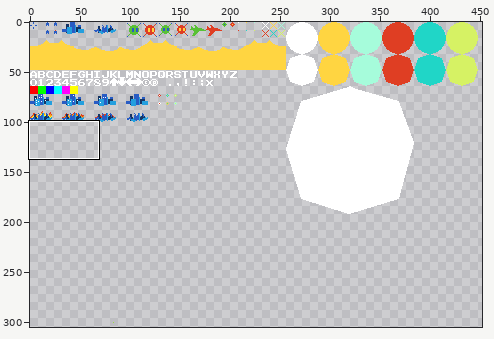
Two versions of one pixel-art file, assets/spritesheet.ase. The picture above shows the old version from afar; the outline marks the close-up.
Close-up. First the earlier version:
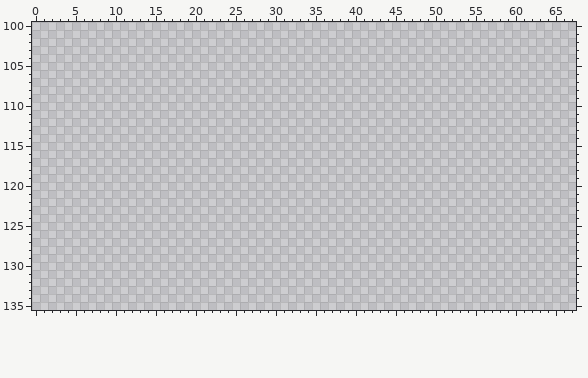
512x512 pixels, 1 frame. Shown: x 0..67, y 100..135. The wide view leaves out empty margins.
The result:
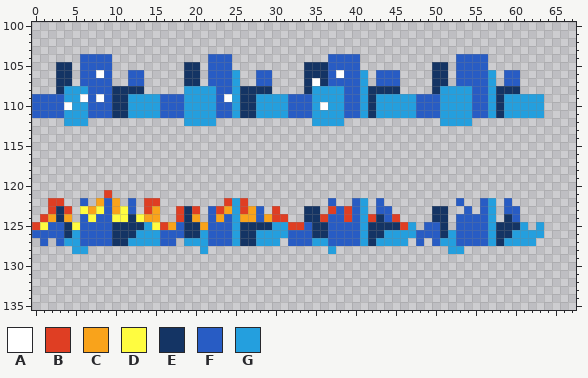
Palette (. is transparent): A #ffffff  B #df3e23  C #f9a31b  D #fffc40  E #143464  F #285cc4  G #249fde
What changed:
There is now colour A in row 106 at x 8 and 38; in row 107 at x 35; in row 109 at x 6, 8 and 24; in row 110 at x 4 and 36.
There is now colour B in row 121 at x 9; in row 122 at x 2 to 3, 14 to 15, 24 and 26; in row 123 at x 2, 4, 14, 18, 20, 23, 26, 30, 37 and 39; in row 124 at x 1, 18, 30 to 31, 36, 39, 42 and 45; in row 125 at x 0, 16, 32 to 33 and 46.
There is now colour C in row 122 at x 8 and 10; in row 123 at x 7, 10, 15, 24 and 27; in row 124 at x 2, 4, 14 to 15, 20, 23, 26 to 27 and 29; in row 125 at x 17 and 21.
There is now colour D in row 123 at x 6, 8 and 11; in row 124 at x 7, 10 to 11 and 13; in row 125 at x 1, 5 and 15.
There is now colour E in rows 105 to 106 at x 3 to 4, 19 to 20, 34 to 36 and 50 to 51; in row 107 at x 3 to 4, 19 to 20, 34, 36 and 50 to 51; in row 108 at x 3, 10 to 13, 26 to 29, 34, 42 to 45, 50 and 58 to 60; in rows 109 to 111 at x 10 to 11, 26 to 27, 42 and 58; in row 123 at x 3, 19, 34 to 35 and 50 to 51; in row 124 at x 3, 12, 19, 34 to 35, 43, 50 to 51 and 59.
There is now colour E in row 125 at x 4, 10 to 13, 19 to 20, 26 to 29, 35 to 36, 42 to 45, 51 and 58 to 60; in row 126 at x 4, 10 to 12, 19 to 20, 26 to 27, 35 to 36, 42 to 43, 51 and 58 to 59; in row 127 at x 10 to 11, 26 to 27, 42 and 58.
There is now colour F in rows 104 to 105 at x 6 to 9, 22 to 24, 37 to 40 and 53 to 56; in row 106 at x 6 to 7, 9, 12 to 13, 22 to 24, 28 to 29, 37, 39 to 40, 43 to 45, 53 to 56 and 59 to 60; in row 107 at x 6 to 9, 12 to 13, 22 to 24, 28 to 29, 37 to 40, 43 to 45, 53 to 56 and 59 to 60; in row 108 at x 7 to 9, 23 to 24, 39 to 40 and 55 to 56; in row 109 at x 0 to 3, 7, 9, 16 to 18, 23, 32 to 34, 39 to 40, 48 to 50 and 55 to 56; in rows 110 to 111 at x 0 to 3, 7 to 9, 16 to 18, 23 to 24, 32 to 34, 39 to 40, 48 to 50 and 55 to 56.
There is now colour F in row 122 at x 6, 9, 12, 37, 40, 43, 53, 56 and 59; in row 123 at x 9, 12, 22, 28, 38, 40, 43 to 44, 54, 56 and 59 to 60; in row 124 at x 6, 8 to 9, 22, 24, 28, 37 to 38, 40, 44, 53 to 56 and 60; in row 125 at x 2 to 3, 6 to 9, 18, 22 to 24, 34, 37 to 40, 49 to 50 and 53 to 56; in row 126 at x 0 to 3, 6 to 9, 16 to 18, 22 to 24, 32 to 34, 37 to 40, 48 to 50 and 53 to 56; in row 127 at x 1, 3, 6 to 9, 16 to 17, 22 to 24, 32 to 34, 37 to 40, 48, 50 and 53 to 56.
There is now colour G in rows 106 to 107 at x 25, 41 and 57; in row 108 at x 4 to 6, 19 to 22, 25, 35 to 38, 41, 51 to 54 and 57; in row 109 at x 4 to 5, 12 to 15, 19 to 22, 25, 28 to 31, 35 to 38, 41, 43 to 47, 51 to 54, 57 and 59 to 63; in row 110 at x 5 to 6, 12 to 15, 19 to 22, 25, 28 to 31, 35, 37 to 38, 41, 43 to 47, 51 to 54, 57 and 59 to 63; in row 111 at x 4 to 6, 12 to 15, 19 to 22, 25, 28 to 31, 35 to 38, 41, 43 to 47, 51 to 54, 57 and 59 to 63; in row 112 at x 4 to 6, 19 to 22, 35 to 38 and 51 to 54.
There is now colour G in rows 122 to 124 at x 25, 41 and 57; in row 125 at x 14, 25, 30 to 31, 41, 47, 57, 61 and 63; in row 126 at x 5, 13 to 15, 21, 25, 28 to 31, 41, 44 to 47, 52, 57 and 60 to 63; in row 127 at x 4 to 5, 12 to 15, 19 to 21, 25, 28 to 30, 35 to 36, 41, 43 to 46, 51 to 52, 57 and 59 to 62; in row 128 at x 5 to 6, 21, 37 and 52 to 53.
Changed places in both close-ups, as pixel boxes (x1, y1, x2, y2):
added: (32, 54, 544, 126)
added: (32, 190, 544, 254)
